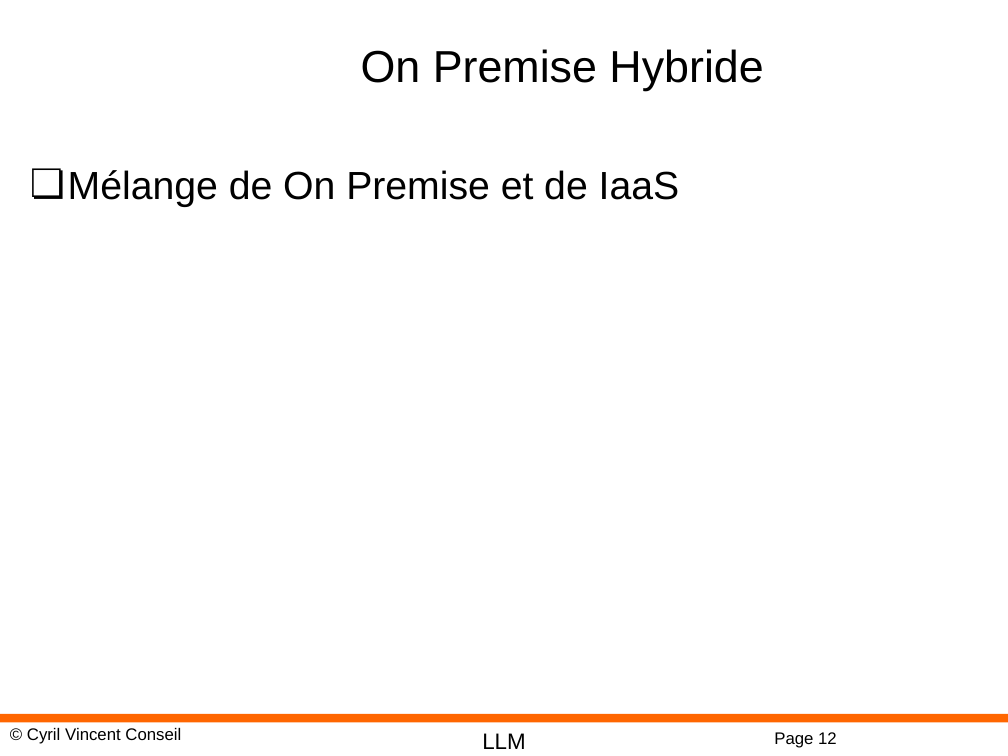
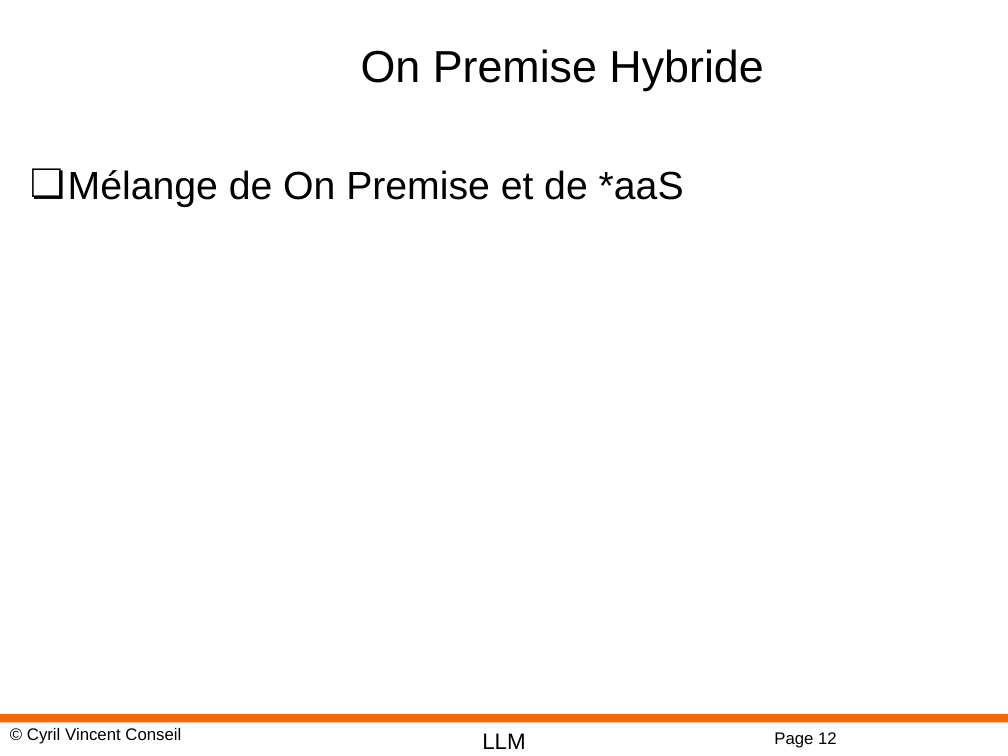
Before and after one commit to cyrilvincent/IA-LLM, a slide deck: slide 12 of AI09-UseMode.pptx. Drawn at 1008x756 pixels with LibreOffice and Linux fonts; fonts in the diff are those of the drawing; background and template pictures are left out. Boxes give left, top, right and bottom in pixels: in the first picture for what was removed or moved away, otherwise in the second. Text is boxed around its words. In the diff, an @@ line names an element or a change of style, - is before the commit and + after.

```diff
--- a/AI09-UseMode.pptx
+++ b/AI09-UseMode.pptx
@@ text at bbox=[68, 170, 684, 207]: text changed @@
-❏ Mélange de On Premise et de IaaS
+❏ Mélange de On Premise et de *aaS
```
Also in this commit, not shown: 2 other slides changed, 1 slide added, 1 slide removed, 6 other files.
